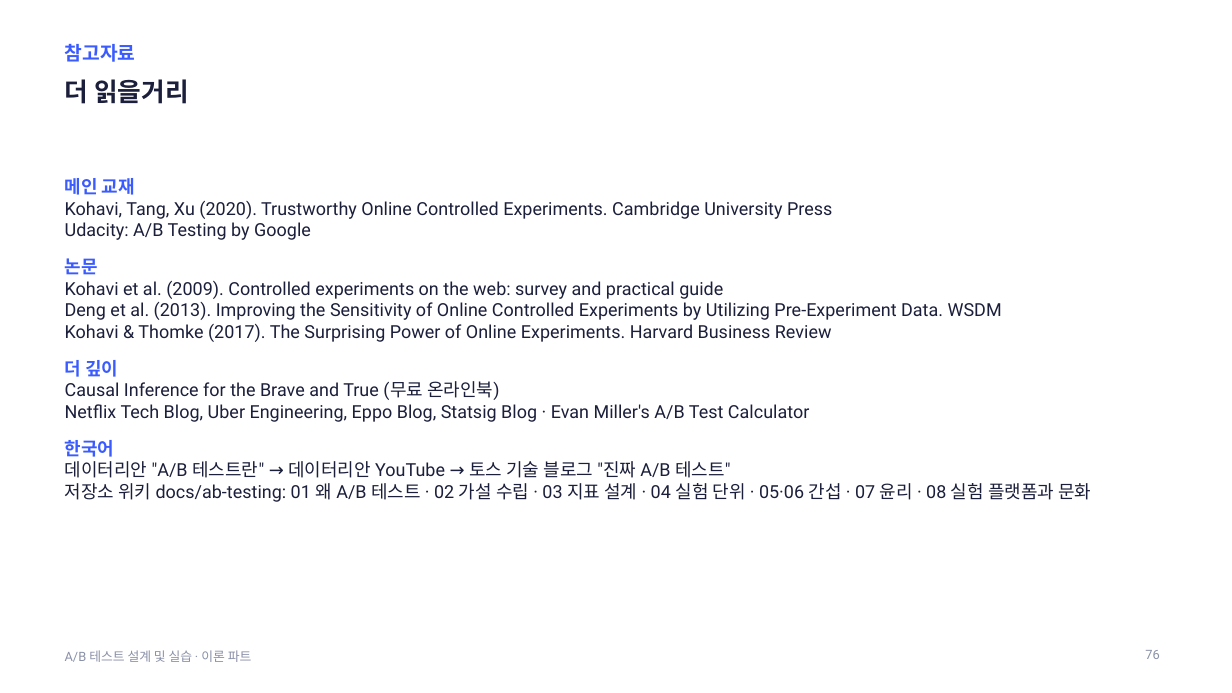
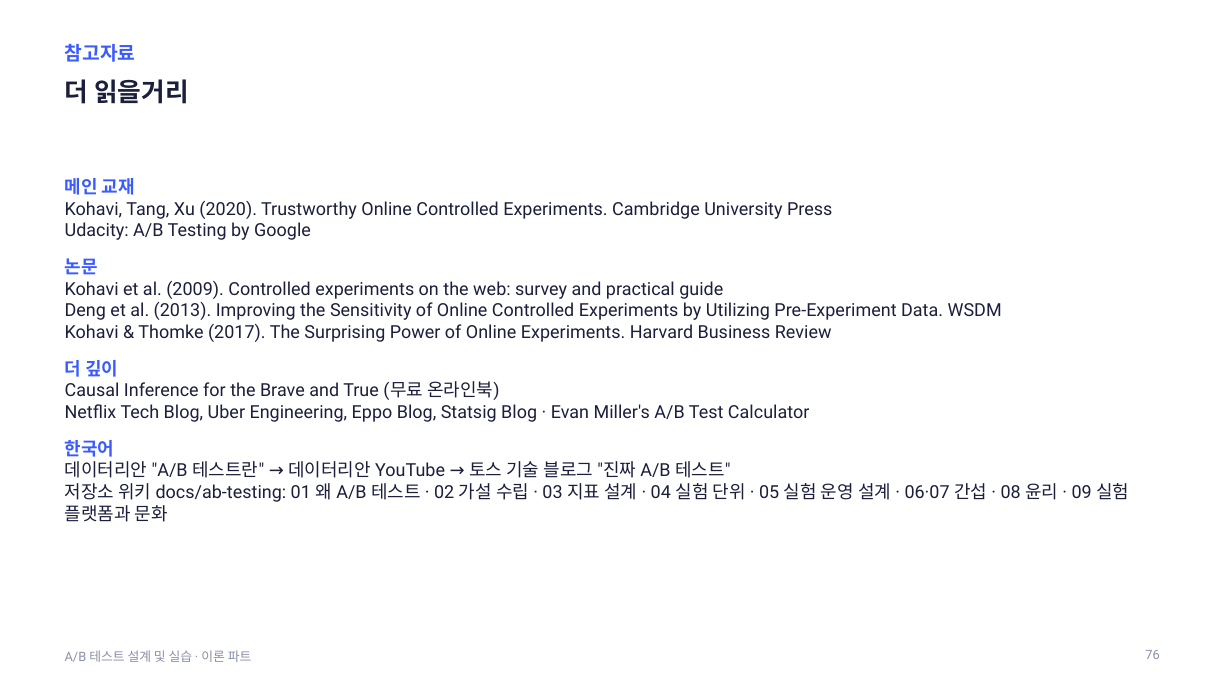
Before and after one commit to kkamret/quickmart-lab-rats, a slide deck: slide 76 of docs/lecture/ab-testing-theory.pptx. Drawn at 1232x693 pixels with LibreOffice and Linux fonts; fonts in the diff are those of the drawing. Boxes give left, top, right and bottom in pixels: in the first picture for what was removed or moved away, otherwise in the second. Text is boxed around its words. In the diff, an @@ line names an element or a change of style, - is before the commit and + after.

Commit message:
docs: 위키에 설계 기초 (4) 실제 실험 운영 설계 추가
- 05 실험 운영 설계 추가(α·검정력과 실험 규모, MDE, Power Analysis, 무작위 배정 방식), 이미지 1장 포함
- 간섭·윤리·실험 플랫폼 글을 06~09편으로 한 칸씩 이동하고 링크·목차 수정
- 이론 PPT의 위키 편 번호 참조와 가이드 기록 갱신

Refs #10

```diff
--- a/docs/lecture/ab-testing-theory.pptx
+++ b/docs/lecture/ab-testing-theory.pptx
@@ text at box(65, 483, 1129, 522): text changed @@
-저장소 위키 docs/ab-testing: 01 왜 A/B 테스트 · 02 가설 수립 · 03 지표 설계 · 04 실험 단위 · 05·06 간섭 · 07 윤리 · 08 실험 플랫폼과 문화
+저장소 위키 docs/ab-testing: 01 왜 A/B 테스트 · 02 가설 수립 · 03 지표 설계 · 04 실험 단위 · 05 실험 운영 설계 · 06·07 간섭 · 08 윤리 · 09 실험 플랫폼과 문화
```
Also in this commit, not shown: 9 other slides changed, 11 other files.
